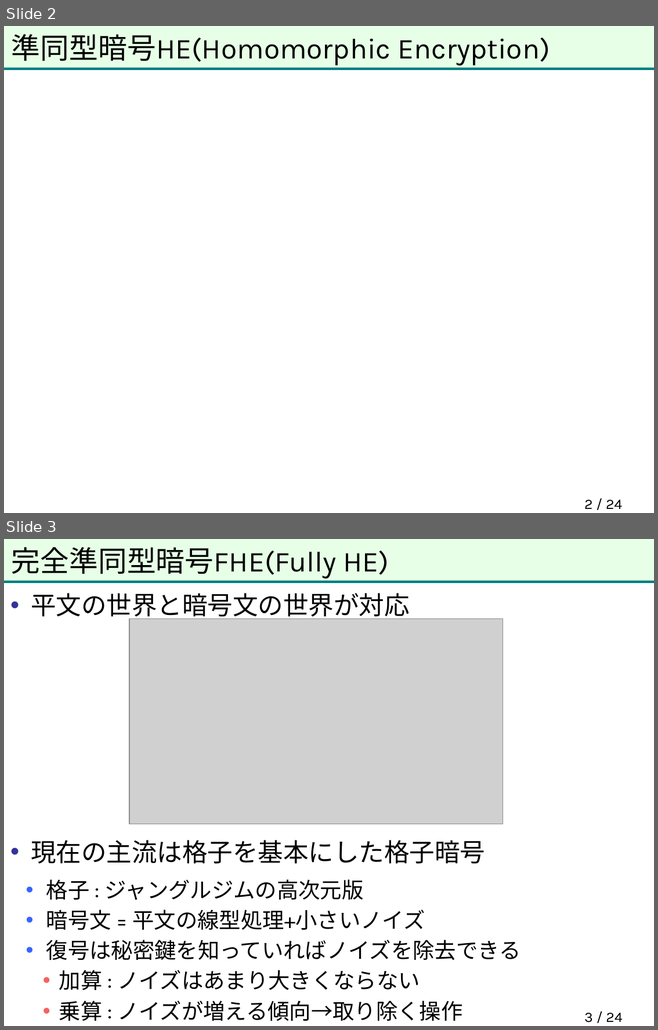
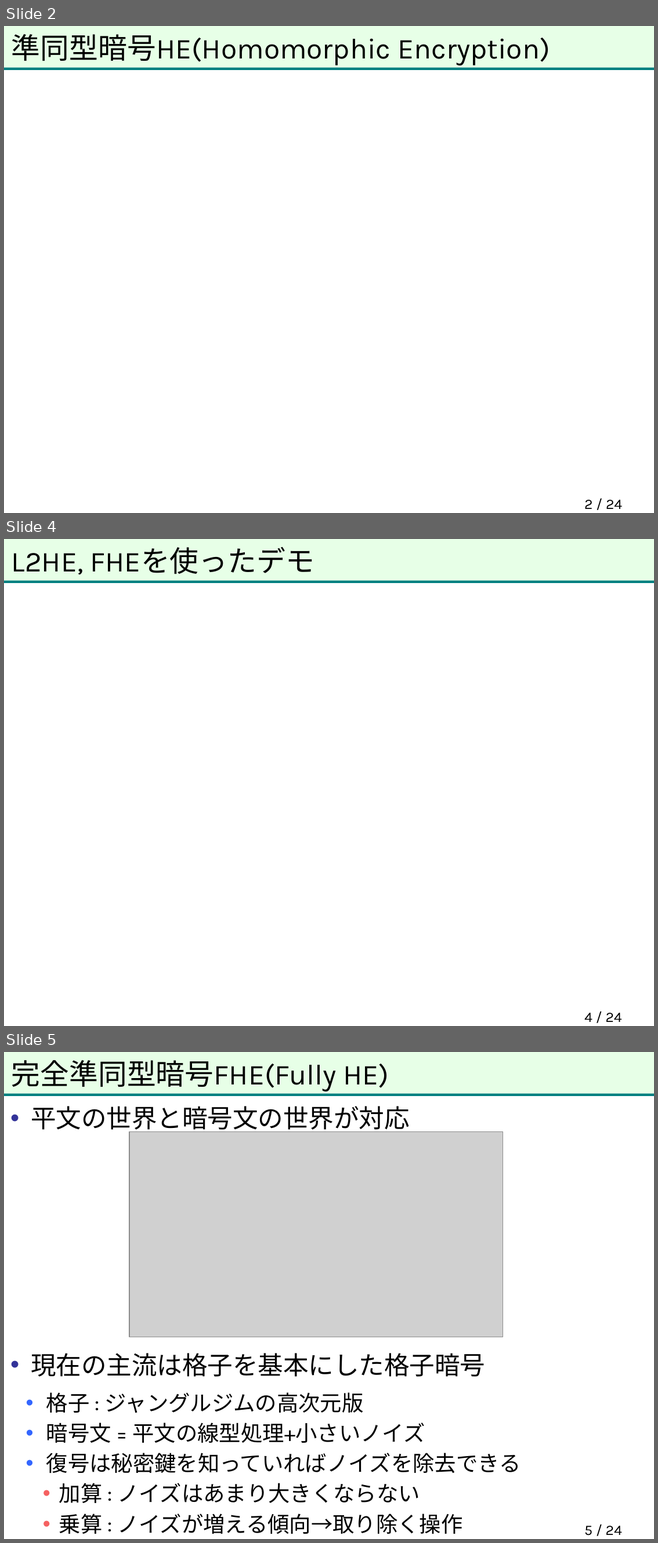
Before and after one commit to herumi/anninbon, a slide deck: lec/anninbon11.pptx. Shown one above the other, each under a label of ours: slides 2 and 3 before the commit, slides 2, 4 and 5 after it; the slides between them are not shown. The pictures are 658x1030 and 658x1543 pixels, drawn with LibreOffice and Linux fonts; fonts in the diff are those of the drawing; grey boxes stand for pictures; background and template pictures are left out. Boxes give left, top, right and bottom in pixels: in the first picture for what was removed or moved away, otherwise in the second. Text is boxed around its words. In the diff, an @@ line names an element or a change of style, - is before the commit and + after.

```diff
--- a/lec/anninbon11.pptx
+++ b/lec/anninbon11.pptx
@@ slide 4 added at bbox=[4, 539, 654, 1026], background picture (left out); not listed: 2 template elements that a slide beside it also shows @@
@@ title added at bbox=[12, 547, 314, 575], 32 pt, text #000000 @@
+L2HE, FHEを使ったデモ
@@ page number added at bbox=[584, 1013, 622, 1022], 16 pt, text #000000 @@
+4 / 24
@@ what was slide 3 is now slide 5 @@
@@ page number at bbox=[584, 1526, 622, 1536]: text changed @@
-3 / 24
+5 / 24
```
Also in this commit, not shown: 1 slide changed, 1 slide removed.
